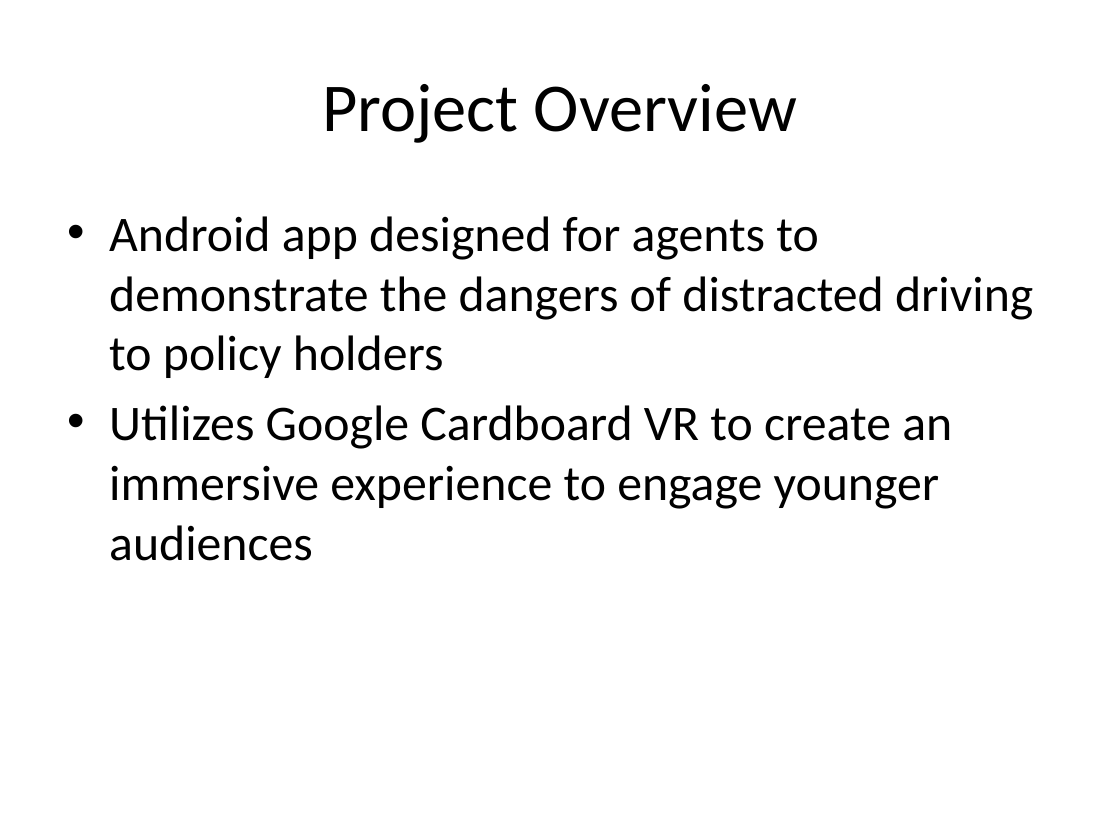
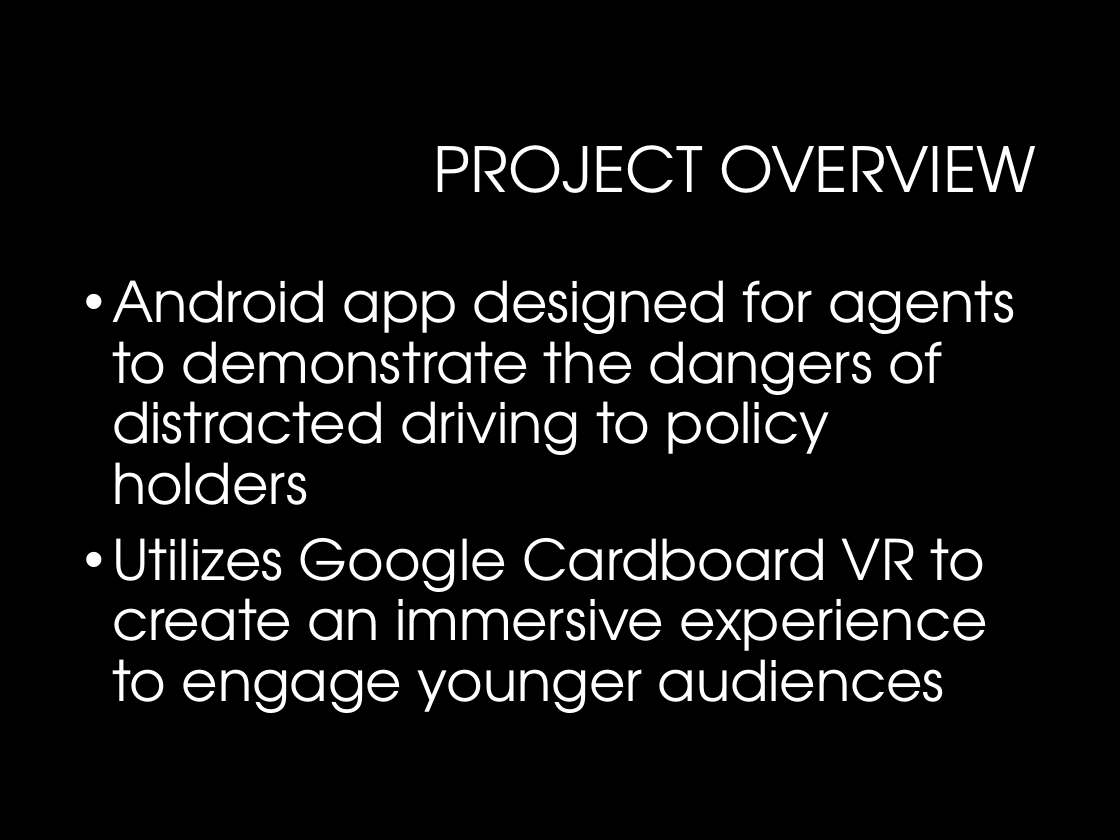
Before and after one commit to NateChristiansen/SeniorProject, a slide deck: slide 2 of Documents/Presentations/Presentation1.pptx. Drawn at 1120x840 pixels with LibreOffice and Linux fonts; fonts in the diff are those of the drawing; background and template pictures are left out. Boxes give left, top, right and bottom in pixels: in the first picture for what was removed or moved away, otherwise in the second. Text is boxed around its words. In the diff, an @@ line names an element or a change of style, - is before the commit and + after.

```diff
--- a/Documents/Presentations/Presentation1.pptx
+++ b/Documents/Presentations/Presentation1.pptx
@@ background #FFFFFF to #000000 @@
@@ title at (x1=434, y1=145, x2=1036, y2=193): text changed; size 44 to 40 pt; font Calibri to TeX Gyre Adventor; text colour #000000 to #FFFFFF @@
-Project Overview
+PROJECT OVERVIEW
@@ text "Android app designed for agents ..." moved from (x1=109, y1=216, x2=1033, y2=561) to (x1=112, y1=280, x2=1015, y2=713) @@
@@ text "Android app designed for agents ..." at (x1=112, y1=280, x2=1015, y2=713): size 32 to 36 pt, font Calibri to TeX Gyre Adventor, text colour #000000 to #FFFFFF; indent changed; line spacing 1 to 0.9; more space between paragraphs @@
```
Also in this commit, not shown: 12 other slides changed.
